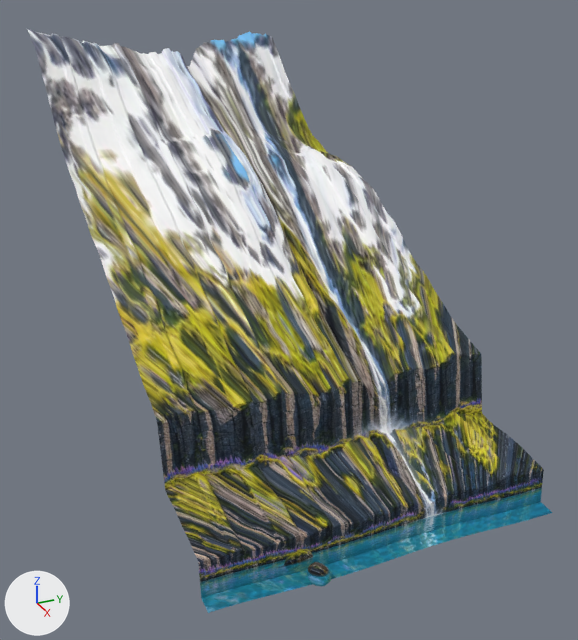
Two versions of the glTF model src/assets/painted/cliffs.glb, one commit apart.
Both versions are drawn from a 50 mm camera at (157.0, -50.0, 167.0) aimed at (-106.0, 68.0, 36.0). The axes (+X, +Y, +Z) are drawn at lower left. The lights are the same throughout. The first picture is the older version. Where no turn or scale is listed for an object, it has been applied to the vertices. Vertices at exactly the same position are counted once.

The scene before the commit, as lines of its bpy script (objects in view):
```python
me_bank = bpy.data.meshes.new('Bank')
me_bank.from_pydata(...)  # 12221 vertices, 24000 faces; spans x -120.0..120.0, y -60.0..60.0, z -70.0..70.0
me_bank.materials.append(mat_painted)  # picture img_painted
ob_bank = bpy.data.objects.new('Bank', me_bank)
ob_bank.location = (-126.0, 60.0, 66.4)
```
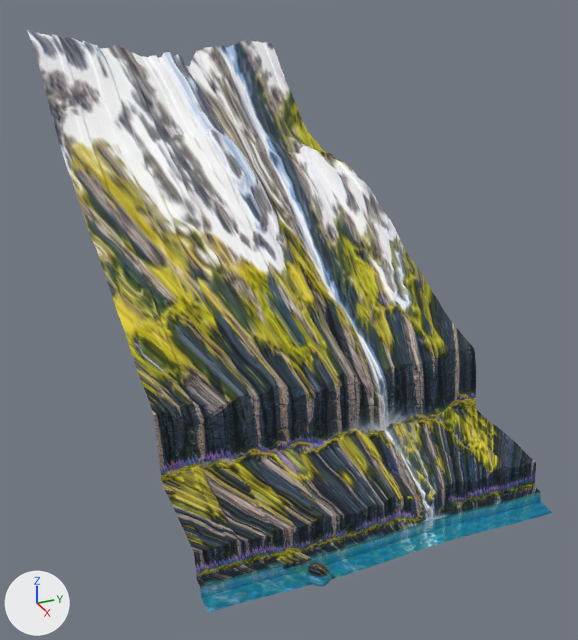
Pixel boxes [x1, y1, x2, y2] of what changed, in the pictures (578 x 640 px; the box of a moved part takes in the faces that stretch with it):
'Bank', reshaped, moved
    before: [27, 29, 552, 613]
    after: [26, 29, 552, 613]
part 1 of me_bank, moved or reshaped
    before: [27, 29, 471, 532]
    after: [26, 29, 471, 532]
part 2 of me_bank, surface changed
    before: [35, 32, 544, 598]
    after: [36, 39, 541, 598]

The edits, one by one:
me_bank has 12221 vertices, 24000 faces and spans x -120.0..120.0, y -60.0..60.0, z -70.0..70.0.
me_bank is used by ob_bank; location (-126.0, 60.0, 66.4).
me_bank part 1: 7468 of 12221 vertices moved; they spanned x -118.0..113.0, y -60.0..60.0, z -60.0..69.0 and now span x -118.0..113.0, y -60.0..60.0, z -66.0..68.0; mean shift (0.0, 0.0, -3.0); largest move (72.0, -60.0, -31.0) -> (72.0, -60.0, -54.0).
me_bank part 2: 11425 kept faces spanning x -118.0..114.0, y -60.0..60.0, z -69.0..62.0 get new texture (UV) coordinates.
Object 'Bank' (ob_bank) moves from (-126.0, 60.0, 66.4) to (-126.0, 60.0, 66.2).
